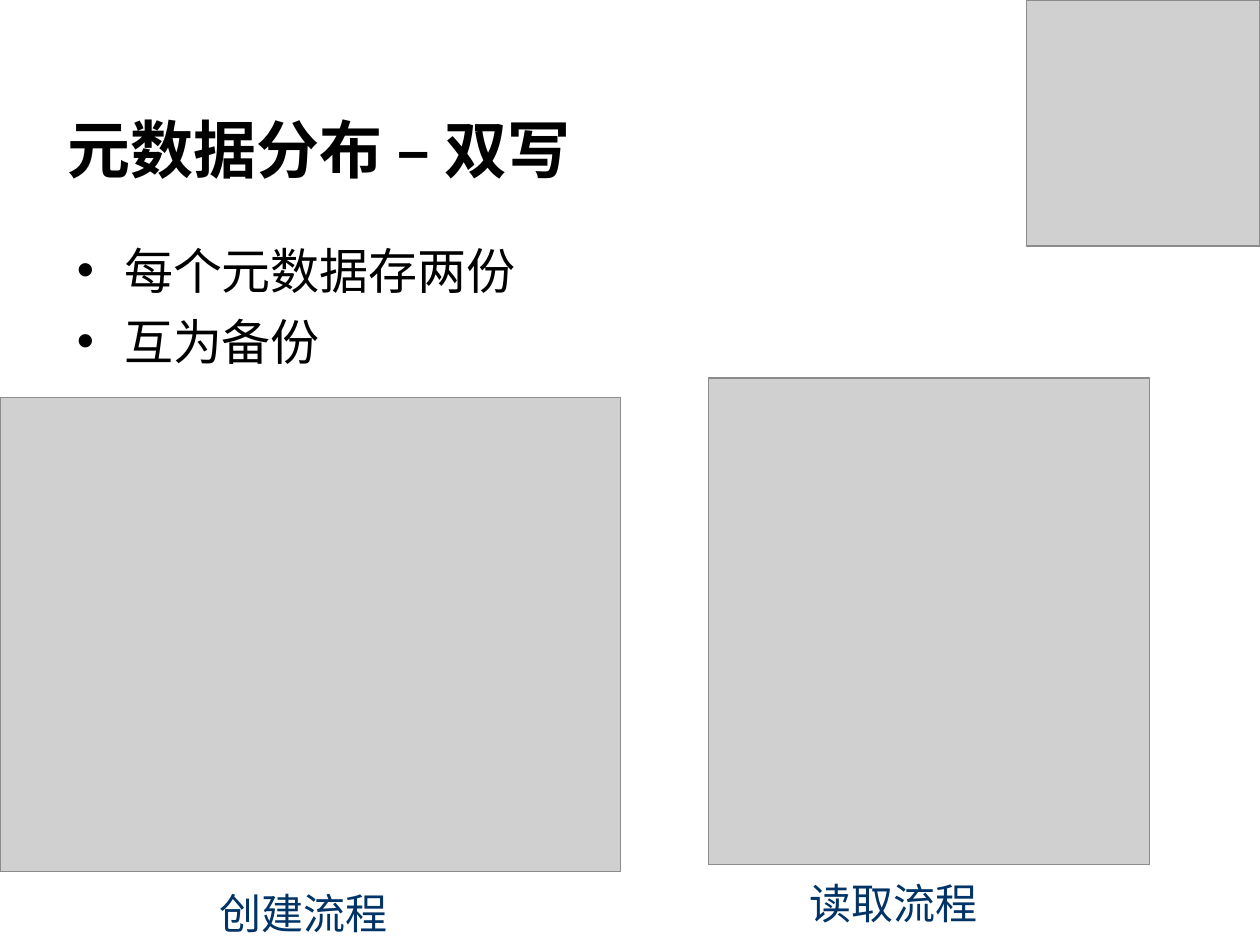
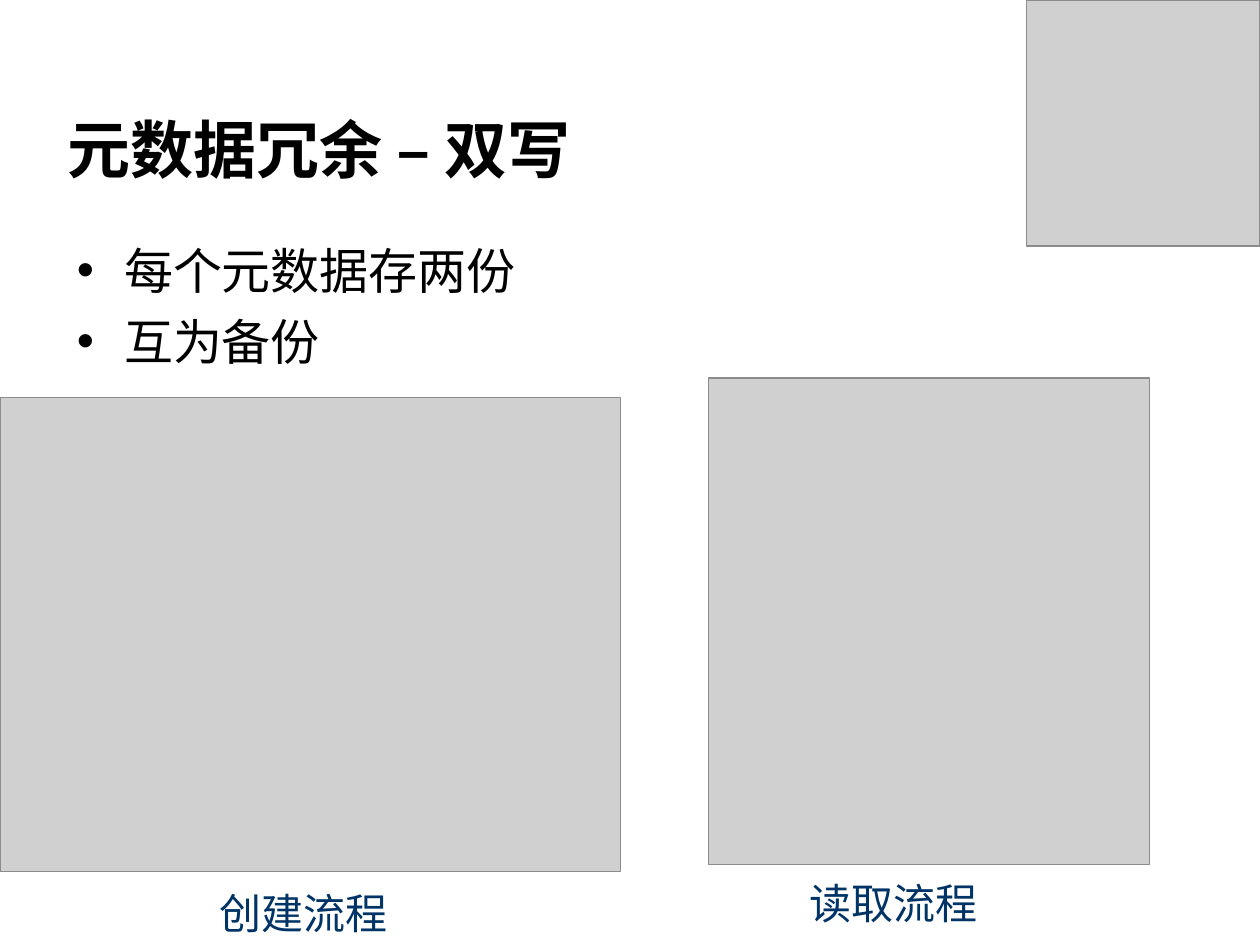
Before and after one commit to cheliequan/idning-paper, a slide deck: slide 16 of draft/答辩.ppt (slide 12 before the commit). Drawn at 1260x945 pixels with LibreOffice and Linux fonts; fonts in the diff are those of the drawing; grey boxes stand for pictures; background and template pictures are left out. Boxes give left, top, right and bottom in pixels: in the first picture for what was removed or moved away, otherwise in the second. Text is boxed around its words. In the diff, an @@ line names an element or a change of style, - is before the commit and + after.

```diff
--- a/draft/答辩.ppt
+++ b/draft/答辩.ppt
@@ title at bbox=[67, 119, 571, 179]: text changed @@
-元数据分布 – 双写
+元数据冗余 – 双写
```
Also in this commit, not shown: 8 other slides changed, 5 slides added.
